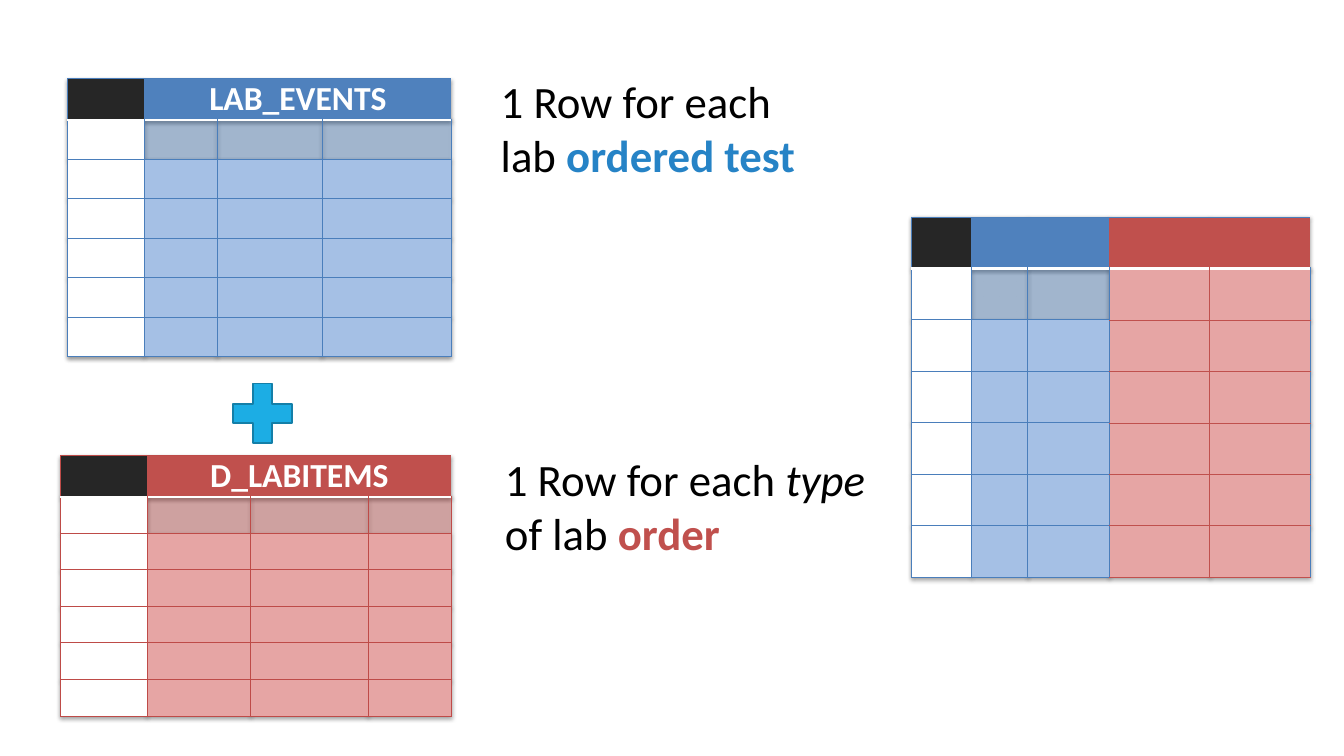
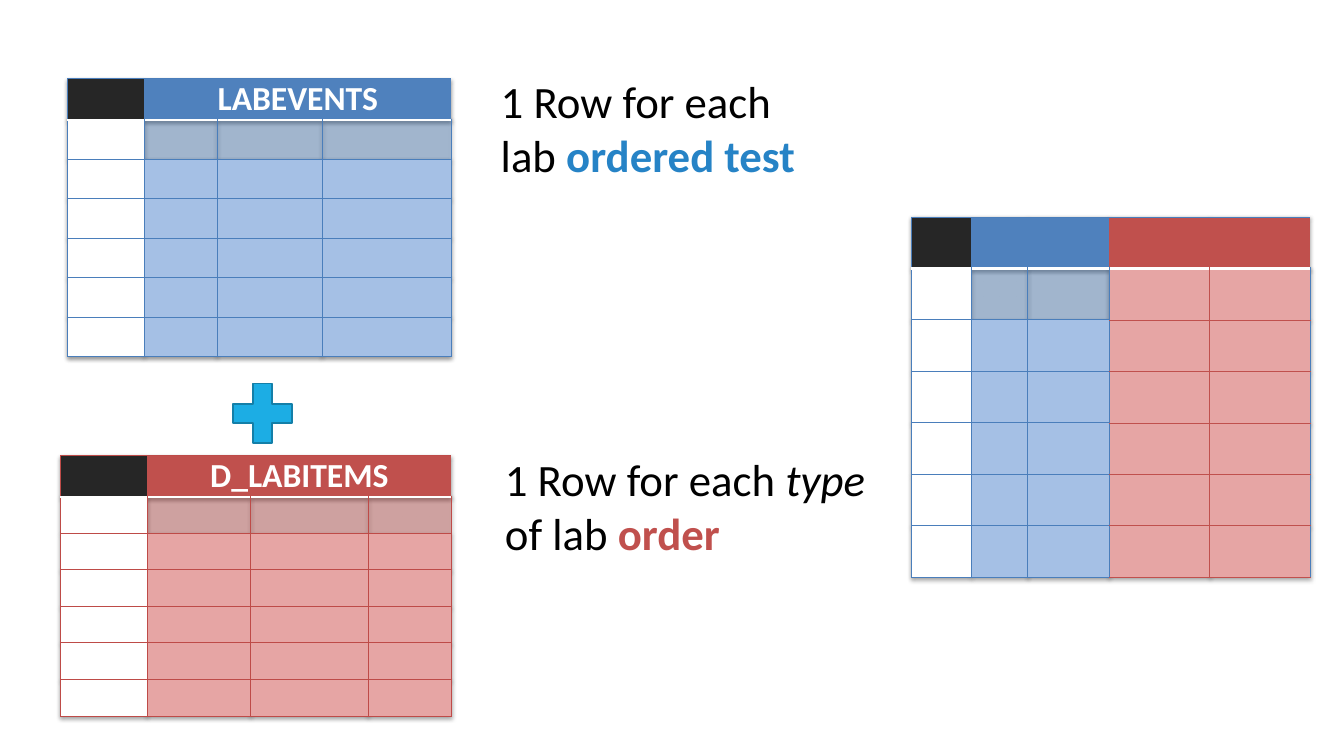
Before and after one commit to amromeo/api_r_int_db_24, a slide deck: slide 12 of presentations/03 - Joins.pptx. Drawn at 1344x756 pixels with LibreOffice and Linux fonts; fonts in the diff are those of the drawing. Boxes give left, top, right and bottom in pixels: in the first picture for what was removed or moved away, otherwise in the second. Text is boxed around its words. In the diff, an @@ line names an element or a change of style, - is before the commit and + after.

```diff
--- a/presentations/03 - Joins.pptx
+++ b/presentations/03 - Joins.pptx
@@ table at box(68, 79, 451, 356) @@
-row 1, column 2: LAB_EVENTS
+row 1, column 2: LABEVENTS
```
Also in this commit, not shown: 10 other slides changed, 3 slides added.
